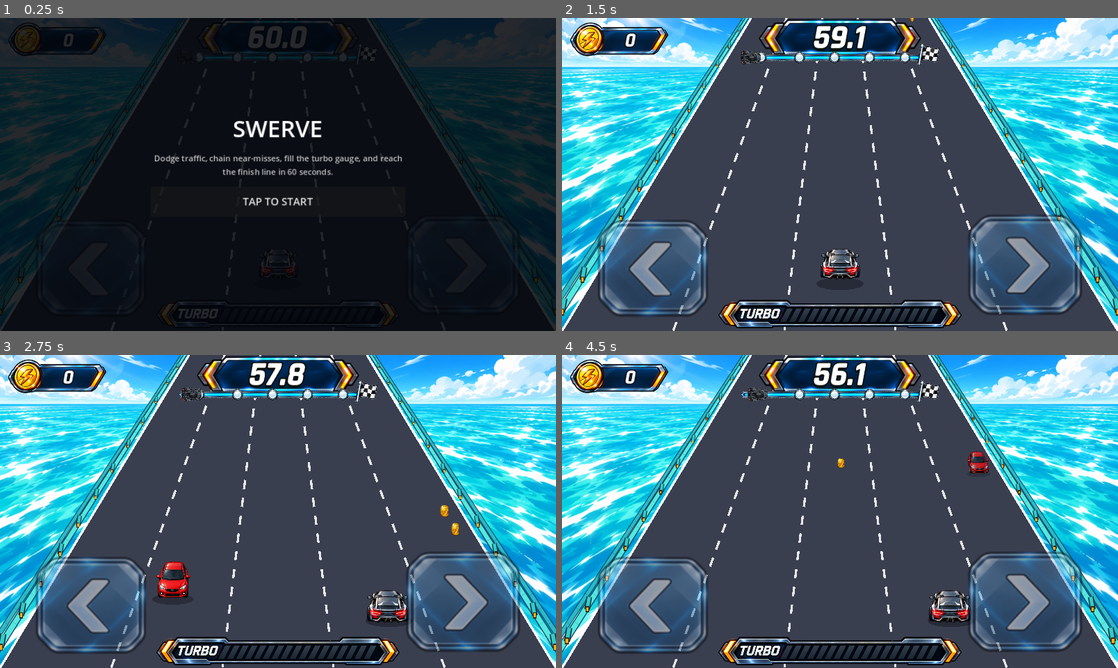
Above: before the commit, frames 1-4 (two rows, left to right).
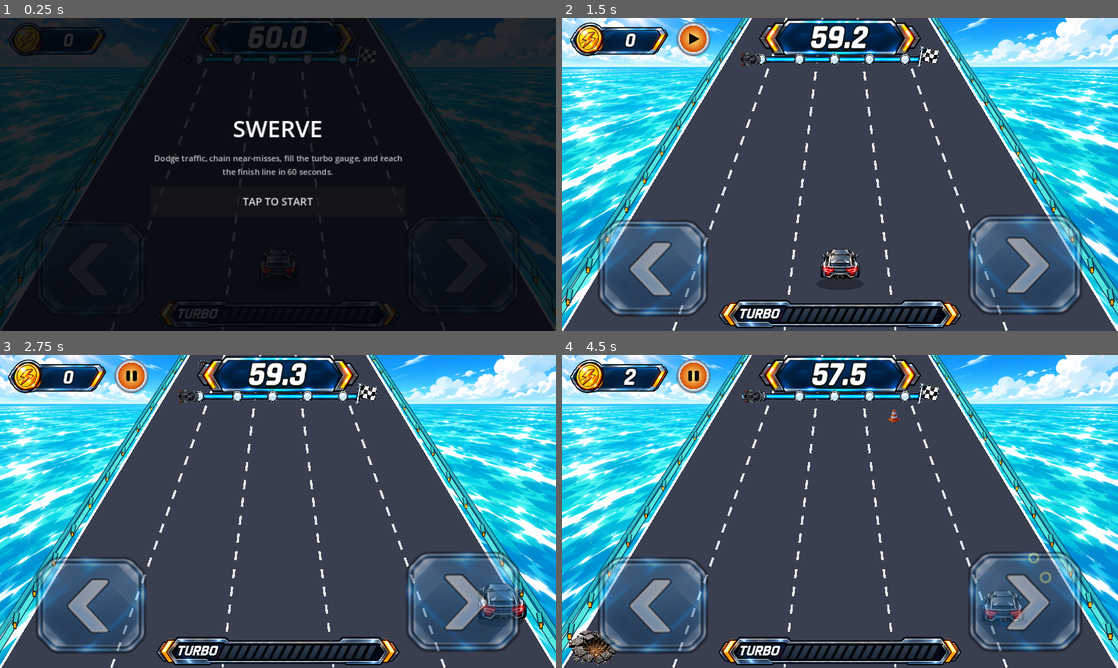
Above: after the commit, the same moments.

Repository: kjs8806/swerve
Game: Godot game, scene res://scenes/Main.tscn
The game is run twice, just before and just after one commit, with the same random seed, the same clock (stepped at 60 frames per second) and the same inputs.
Inputs (mouse positions are in pixels of both pictures, inside the frame that each line leads up to):
- Up to frame 1 (0.25 s): no input
- Up to frame 2 (1.5 s): click "TAP TO START" at 0.5 s; click (695, 39) at 1.27 s
- Up to frame 3 (2.75 s): tap Enter at 2, 2.1 s; hold Right from 2.03 s (still down); tap Space at 2.27, 2.3, 2.57 s
- Up to frame 4 (4.5 s): release Right at 2.78 s; hold Left 2.78-3.53 s; tap Space at 2.85, 3.02, 3.32, 3.8 s; tap Enter at 3.05, 3.6, 4.35 s; hold Right from 3.53 s (still down)

The runs differ from the first frame. In frame 1, 0.2% of the frame differs, in the area x 32-68%, y 8-16%; in frame 2, 3.1%; in frame 3, 5.0%; in frame 4, 5.1%, in the area x 0-100%, y 1-100%.

Commit message:
Add pause button, nudge progress track, sharpen track art, and rework the finish line as a road-painted checker
- Add a pause/resume button next to the coin counter; pausing freezes gameplay and blocks steering input.
- Move the progress track 3px down.
- Sharpen progress-track-hd.png (2x upscale + unsharp mask) to reduce visible pixelation.
- Replace the finish-line gantry with a thick checkered stripe painted on the road, drawn as a perspective-correct trapezoid so it never overhangs the road edges at any distance.

Co-Authored-By: Claude Sonnet 5 <noreply@anthropic.com>
Claude-Session: https://claude.ai/code/session_01QqagUjceaYyhY4xqvSyKnT

Diff:
--- a/godot/scenes/Main.tscn
+++ b/godot/scenes/Main.tscn
@@ -12,6 +12,7 @@
 [ext_resource type="FontFile" path="res://assets/fonts/Rajdhani-Bold.ttf" id="10_display_font"]
 [ext_resource type="Shader" path="res://shaders/gradient_text.gdshader" id="11_grad_shader"]
 [ext_resource type="FontFile" path="res://assets/fonts/RacingSansOne-Regular.ttf" id="12_combo_font"]
+[ext_resource type="Texture2D" path="res://assets/hud/pause-button.png" id="13_pause"]
 
 [sub_resource type="FontVariation" id="FontVariation_extrabold"]
 base_font = ExtResource("10_display_font")
@@ -88,9 +89,9 @@
 anchor_left = 0.5
 anchor_right = 0.5
 offset_left = -180.0
-offset_top = 41.0
+offset_top = 44.0
 offset_right = 180.0
-offset_bottom = 86.0
+offset_bottom = 89.0
 mouse_filter = 2
 
 [node name="ProgressTrackArt" type="TextureRect" parent="HUD/Root/ProgressTrack"]
@@ -140,6 +141,17 @@
 horizontal_alignment = 1
 vertical_alignment = 1
 offset_right = -8.0
+
+[node name="PauseButton" type="TextureButton" parent="HUD/Root"]
+visible = false
+offset_left = 197.0
+offset_top = 6.0
+offset_right = 257.0
+offset_bottom = 66.0
+texture_normal = ExtResource("13_pause")
+ignore_texture_size = true
+stretch_mode = 5
+mouse_filter = 1
 
 [node name="ComboPanel" type="Control" parent="HUD/Root"]
 anchor_left = 1.0
--- a/godot/scripts/Race.gd
+++ b/godot/scripts/Race.gd
@@ -39,6 +39,11 @@
 const PASS_AT := 1.08
 const REMOVE_AT := 1.6
 const FINISH_REVEAL_RANGE := ROAD_LENGTH * 2.5
+# Thickness of the painted finish-line checkers, expressed in the same
+# depth units as `p` (rather than fixed screen pixels) so the stripe is
+# drawn as a perspective-correct trapezoid that always matches the road's
+# own width at both its near and far edge instead of overhanging it.
+const FINISH_STRIPE_P_THICKNESS := 0.10
 
 const LANE_CHANGE_TIME := 0.14
 
@@ -104,9 +109,10 @@
 	preload("res://assets/obstacles/loose-tire-hd.png"),
 	preload("res://assets/obstacles/traffic-cone-hd.png"),
 ]
-const FINISH_TAPE_FONT := preload("res://assets/fonts/Rajdhani-Bold.ttf")
-
-enum State { READY, PLAYING, WIN, LOSE }
+const TEX_PAUSE_ICON := preload("res://assets/hud/pause-button.png")
+const TEX_RESUME_ICON := preload("res://assets/hud/resume-button.png")
+
+enum State { READY, PLAYING, PAUSED, WIN, LOSE }
 
 # ---------- State ----------
 var state: int = State.READY
@@ -164,6 +170,7 @@
 @onready var combo_popup: Label = $HUD/Root/ComboPopup
 @onready var btn_left: TextureButton = $HUD/Root/BtnLeft
 @onready var btn_right: TextureButton = $HUD/Root/BtnRight
+@onready var pause_button: TextureButton = $HUD/Root/PauseButton
 @onready var overlay: Control = $HUD/Root/Overlay
 @onready var overlay_title: Label = $HUD/Root/Overlay/OverlayCard/OverlayTitle
 @onready var overlay_subtitle: Label = $HUD/Root/Overlay/OverlayCard/OverlaySubtitle
@@ -187,6 +194,7 @@
 	btn_left.pressed.connect(func(): try_swerve(-1))
 	btn_right.pressed.connect(func(): try_swerve(1))
 	overlay_button.pressed.connect(func(): reset_game(true))
+	pause_button.pressed.connect(_toggle_pause)
 	set_process_unhandled_key_input(true)
 
 
@@ -323,7 +331,18 @@
 	coin_timer = 0.9
 	turbo_spawn_timer = randf_range(TURBO_SPAWN_MIN, TURBO_SPAWN_MAX)
 	overlay.visible = false
+	pause_button.visible = true
+	pause_button.texture_normal = TEX_PAUSE_ICON
 	_audio_call(&"begin_race", [play_ui_tap])
+
+
+func _toggle_pause() -> void:
+	if state == State.PLAYING:
+		state = State.PAUSED
+		pause_button.texture_normal = TEX_RESUME_ICON
+	elif state == State.PAUSED:
+		state = State.PLAYING
+		pause_button.texture_normal = TEX_PAUSE_ICON
 
 
 func base_speed() -> float:
@@ -686,6 +705,7 @@
 
 func _show_end_screen(won: bool) -> void:
 	overlay.visible = true
+	pause_button.visible = false
 	overlay_title.text = "FINISH!" if won else "TIME UP"
 	overlay_subtitle.text = ("You crossed the finish line in time." if won
 		else "You didn't reach the finish line before the clock ran out.")
@@ -1089,55 +1109,36 @@
 
 
 func _draw_finish_tape(p: float) -> void:
-	var y := row_y(p)
 	var scale := scale_at(p)
 	var cx := center_x()
-	var hw: float = half_width_at(p) * (1.0 + 1.0 / (LANES - 1))
-	var band_h: float = 26.0 * scale
-	var trim_h: float = 4.0 * scale
-	var pole_w: float = 7.0 * scale
-	var banner_h: float = band_h + trim_h * 2.0
-	var pole_h: float = banner_h + 16.0 * scale
-	var cap_r: float = pole_w * 1.15
-
-	var left_pole_x := cx - hw - pole_w
-	var right_pole_x := cx + hw
-	var pole_top := y - pole_h
-
-	# soft contact shadow beneath the whole banner assembly, for depth
-	draw_rect(Rect2(left_pole_x - 2.0 * scale, y - banner_h + 5.0 * scale,
-		(right_pole_x + pole_w + 2.0 * scale) - (left_pole_x - 2.0 * scale), banner_h),
-		Color(0, 0, 0, 0.20))
-
-	# poles: brushed-steel look (dark body + bright highlight stripe) with a
-	# gold finial cap, rather than a flat single-tone rectangle
-	for pole_x in [left_pole_x, right_pole_x]:
-		draw_rect(Rect2(pole_x, pole_top, pole_w, pole_h), Color8(0x33, 0x36, 0x3d))
-		draw_rect(Rect2(pole_x + pole_w * 0.6, pole_top, pole_w * 0.2, pole_h), Color8(0x9a, 0xa1, 0xad))
-		draw_circle(Vector2(pole_x + pole_w * 0.5, pole_top), cap_r, Color8(0xff, 0xcf, 0x4d))
-		draw_circle(Vector2(pole_x + pole_w * 0.5, pole_top), cap_r, Color(0, 0, 0, 0.35), false, 1.5 * scale)
-
-	# gold trim frames the checkered field top and bottom
-	draw_rect(Rect2(cx - hw, y - banner_h, hw * 2.0, trim_h), Color8(0xff, 0xc9, 0x3c))
-	draw_rect(Rect2(cx - hw, y - trim_h, hw * 2.0, trim_h), Color8(0xff, 0xc9, 0x3c))
-
-	var cols := 18
-	var cw: float = (hw * 2.0) / cols
-	for i in range(cols):
-		var col: Color = Color8(0x14, 0x16, 0x1c) if i % 2 == 0 else Color8(0xf7, 0xf7, 0xf7)
-		draw_rect(Rect2(cx - hw + i * cw, y - banner_h + trim_h, cw, band_h), col)
-
-	# crisp dark frame around the whole banner ties the trim and checkers together
-	draw_rect(Rect2(cx - hw, y - banner_h, hw * 2.0, banner_h), Color(0, 0, 0, 0.55), false, 2.0 * scale)
-
-	var font := FINISH_TAPE_FONT
-	var font_size: int = int(18 * scale)
-	var label := "FINISH"
-	var text_w := font.get_string_size(label, HORIZONTAL_ALIGNMENT_CENTER, -1, font_size).x
-	var text_pos := Vector2(cx - text_w / 2.0, y - banner_h + trim_h + band_h / 2.0 + 6.5 * scale)
-	draw_string_outline(font, text_pos + Vector2(1.0, 1.5) * scale, label, HORIZONTAL_ALIGNMENT_CENTER, -1, font_size, maxi(2, int(3 * scale)), Color(0, 0, 0, 0.35))
-	draw_string_outline(font, text_pos, label, HORIZONTAL_ALIGNMENT_CENTER, -1, font_size, maxi(2, int(4 * scale)), Color(0, 0, 0, 0.9))
-	draw_string(font, text_pos, label, HORIZONTAL_ALIGNMENT_CENTER, -1, font_size, Color8(0xff, 0xdd, 0x77))
+
+	# The checkers are drawn as a perspective-correct trapezoid spanning a
+	# thin slice of depth (p0..p1) rather than a flat rectangle, so its near
+	# and far edges each hug the road's own width at that depth instead of
+	# overhanging it once the stripe gets thick.
+	var half_pt: float = FINISH_STRIPE_P_THICKNESS * 0.5
+	var p0: float = maxf(0.0, p - half_pt)
+	var p1: float = p + half_pt
+	var y0 := row_y(p0)
+	var y1 := row_y(p1)
+	var hw0 := half_width_at(p0)
+	var hw1 := half_width_at(p1)
+
+	var gcols := 20
+	for i in range(gcols):
+		var t0: float = float(i) / gcols
+		var t1: float = float(i + 1) / gcols
+		var quad := PackedVector2Array([
+			Vector2(cx - hw0 + t0 * hw0 * 2.0, y0), Vector2(cx - hw0 + t1 * hw0 * 2.0, y0),
+			Vector2(cx - hw1 + t1 * hw1 * 2.0, y1), Vector2(cx - hw1 + t0 * hw1 * 2.0, y1),
+		])
+		var gcol: Color = Color8(0x14, 0x14, 0x17) if i % 2 == 0 else Color8(0xf2, 0xf2, 0xf2)
+		draw_colored_polygon(quad, gcol)
+
+	var outline := PackedVector2Array([
+		Vector2(cx - hw0, y0), Vector2(cx + hw0, y0), Vector2(cx + hw1, y1), Vector2(cx - hw1, y1), Vector2(cx - hw0, y0),
+	])
+	draw_polyline(outline, Color(0, 0, 0, 0.45), 1.5 * scale)
 
 
 # Approved twin-exhaust-flame sprite (already a matched left/right pair in
Binary file added: godot/assets/hud/pause-button.png
Binary file changed: godot/assets/hud/progress-track-hd.png
Binary file added: godot/assets/hud/resume-button.png
Not shown: 1 places in godot/scenes/Main.tscn that only renumber resources
